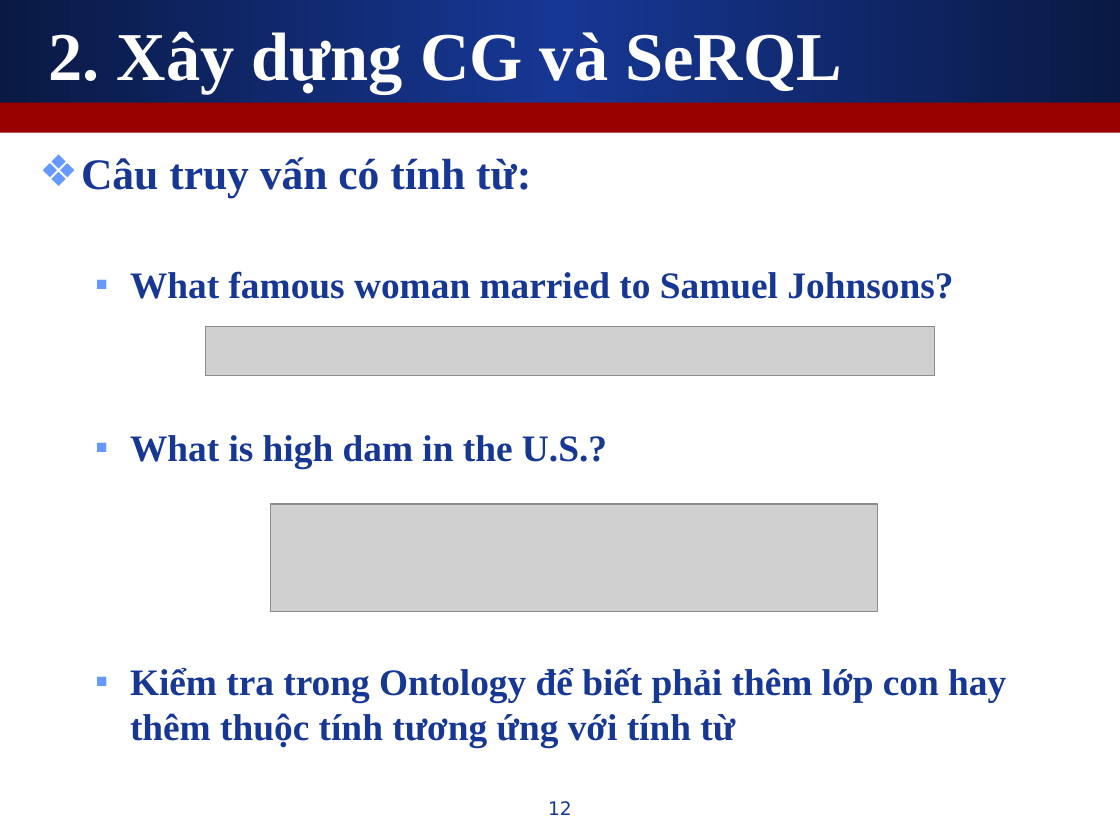
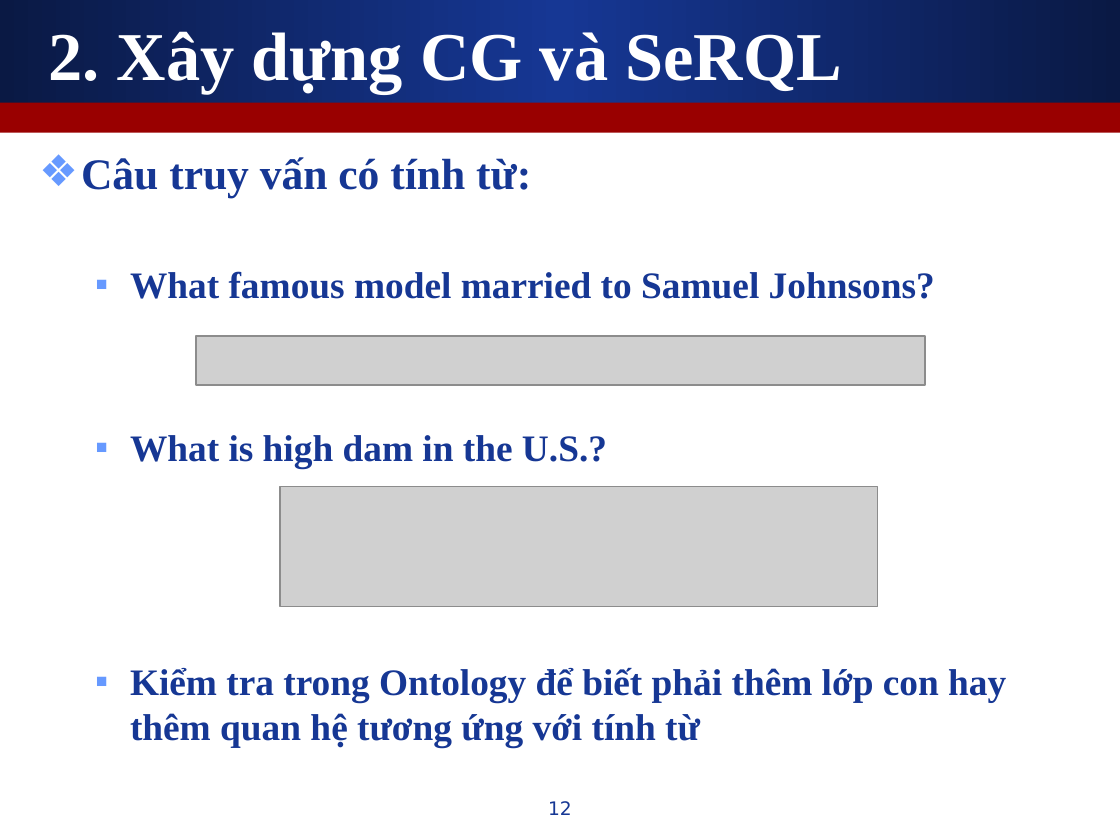
Before and after one commit to leaderwing/kt-kimres, a slide deck: slide 12 of note/[Thesis] Presentation.ppt. Drawn at 1120x840 pixels with LibreOffice and Linux fonts; fonts in the diff are those of the drawing; grey boxes stand for pictures. Boxes give left, top, right and bottom in pixels: in the first picture for what was removed or moved away, otherwise in the second. Text is boxed around its words. In the diff, an @@ line names an element or a change of style, - is before the commit and + after.

```diff
--- a/note/[Thesis] Presentation.ppt
+++ b/note/[Thesis] Presentation.ppt
@@ text at (130, 271, 935, 299): text changed @@
-  ▪ What famous woman married to Samuel Johnsons?
+  ▪ What famous model married to Samuel Johnsons?
@@ picture: place and size @@
-picture at (205, 327, 934, 376)
+picture at (196, 336, 925, 385)
@@ picture: place and size @@
-picture at (271, 504, 878, 612)
+picture at (280, 486, 877, 606)
@@ text at (130, 667, 1006, 747): text changed @@
-  ▪ Kiểm tra trong Ontology để biết phải thêm lớp con hay thêm thuộc tính tương ứng với tính từ
+  ▪ Kiểm tra trong Ontology để biết phải thêm lớp con hay thêm quan hệ tương ứng với tính từ
```
Also in this commit, not shown: 7 other slides changed.
